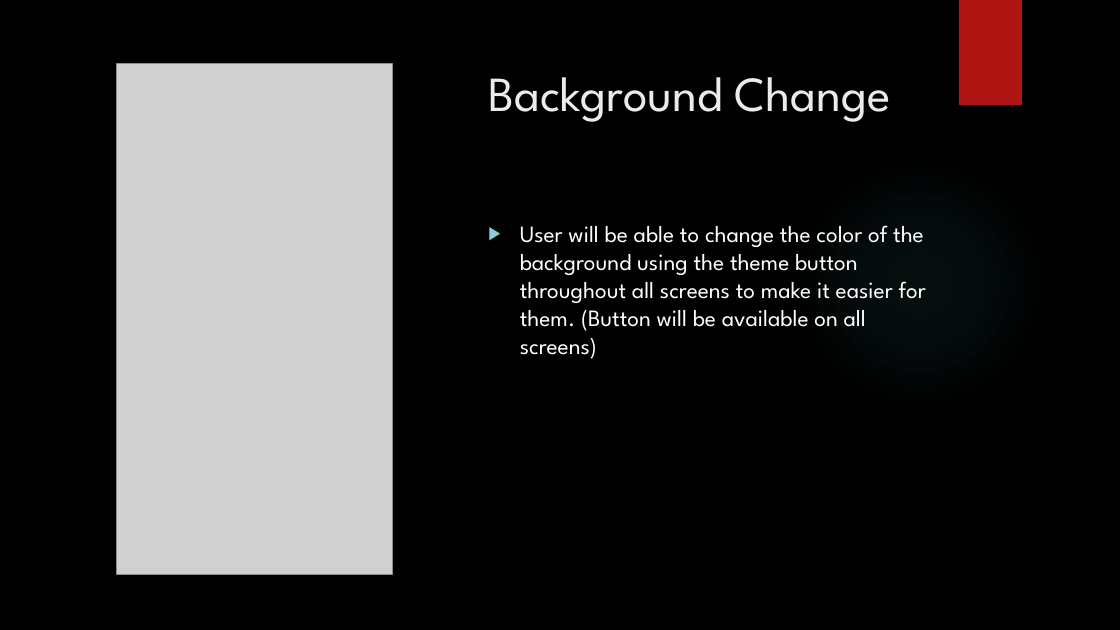
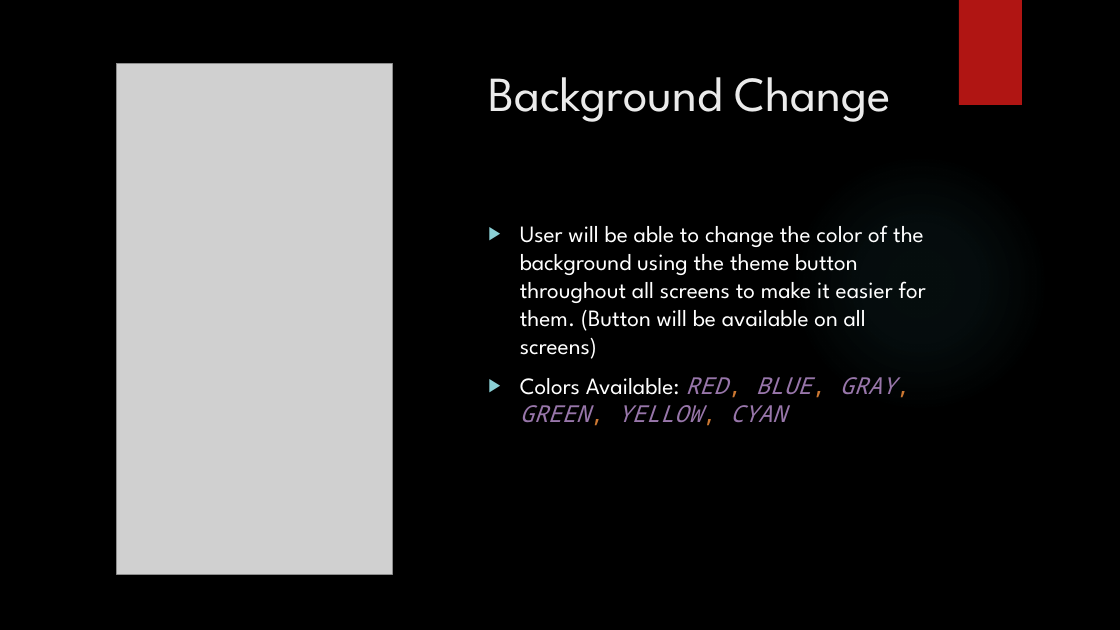
Before and after one commit to TsidAznar/WAPCENG319, a slide deck: slide 7 of Final Presentation.pptx. Drawn at 1120x630 pixels with LibreOffice and Linux fonts; fonts in the diff are those of the drawing; grey boxes stand for pictures; background and template pictures are left out. Boxes give left, top, right and bottom in pixels: in the first picture for what was removed or moved away, otherwise in the second. Text is boxed around its words. In the diff, an @@ line names an element or a change of style, - is before the commit and + after.

```diff
--- a/Final Presentation.pptx
+++ b/Final Presentation.pptx
@@ text at (520, 377, 896, 422): paragraph added @@
+▶ Colors Available: RED, BLUE, GRAY, GREEN, YELLOW, CYAN
```
Also in this commit, not shown: 3 other slides changed, 1 slide added.
